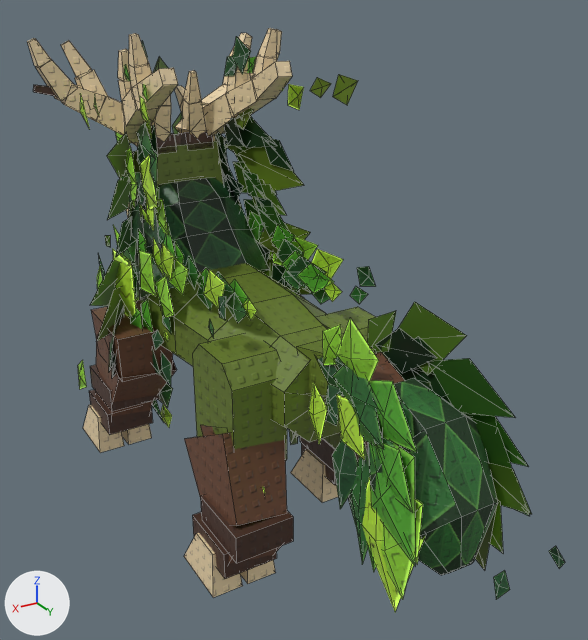
One commit to the FBX model assets/verdant_qilin/export/VerdantQilin.fbx: the scene before it, then after it.
Camera for both pictures: a 50 mm camera at (7.98, 11.38, 11.93) aimed at (-0.15, -2.17, 5.16). Lighting does not change. The marker at lower left points along +X, +Y and +Z. The picture after the commit comes second. Mesh edges are drawn as thin lines.

Objects in the first picture: 'Qilin_Body'.
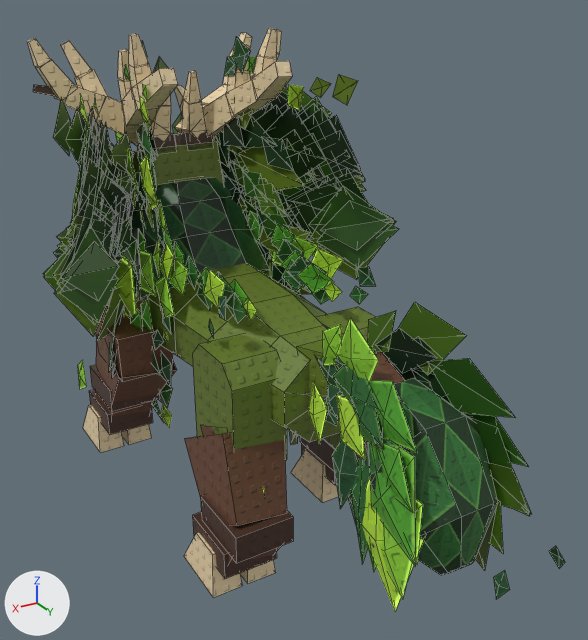
Where the change shows, as pixel boxes [x1, y1, x2, y2] in the pictures (588 x 640 px):
```json
{"part": 1, "of": "me_qilin_body", "change": "built on", "before": [125, 108, 310, 280], "after": [43, 86, 399, 337]}
```

Edits to the scene script, one JSON object a line:
```json
{"block": "me_qilin_body", "where": "# used by ob_qilin_body; location = (0.0, 0.0, 0.0)"}
{"op": "remove", "block": "me_qilin_body", "code": "me_qilin_body.from_pydata(...)  # 2069 vertices, 1907 faces; spans x -3.23..3.23, y -9.76..5.04, z 0.0..10.72"}
{"op": "add", "block": "me_qilin_body", "code": "me_qilin_body.from_pydata(...)  # 2869 vertices, 2867 faces; spans x -4.26..4.26, y -9.76..5.04, z 0.0..10.72"}
{"block": "me_qilin_body", "change": "me_qilin_body part 1: 138 vertices moved from x -1.71..1.71, y -8.79..-4.64, z 5.48..9.01 to x -1.71..1.71, y -8.75..-4.65, z 5.47..9.01; 790 vertices added at x -4.26..4.26, y -8.35..-3.91, z 4.67..9.34"}
{"block": "me_qilin_body", "change": "other edits to the shape of me_qilin_body do not show in these pictures"}
```
